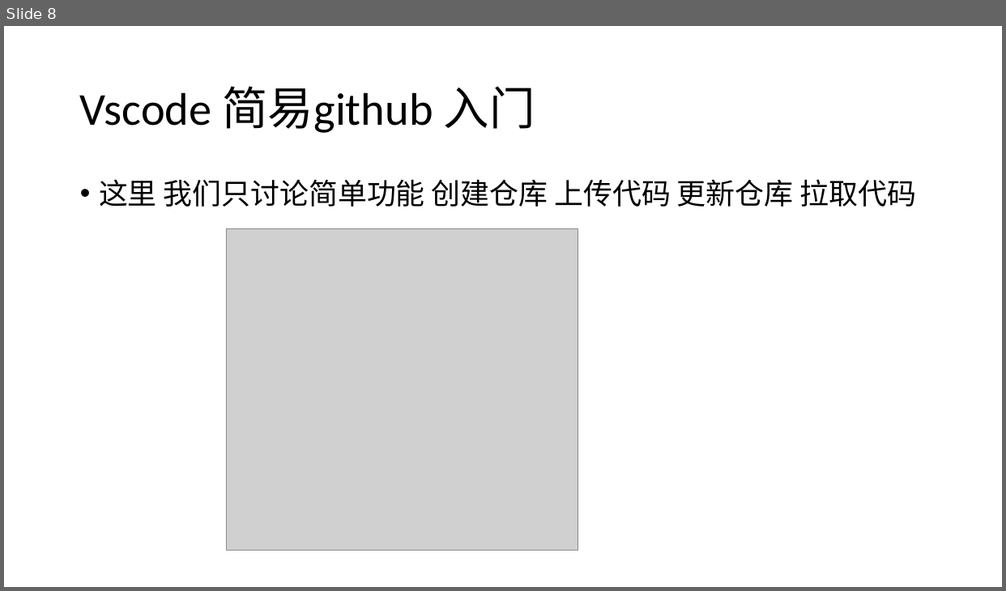
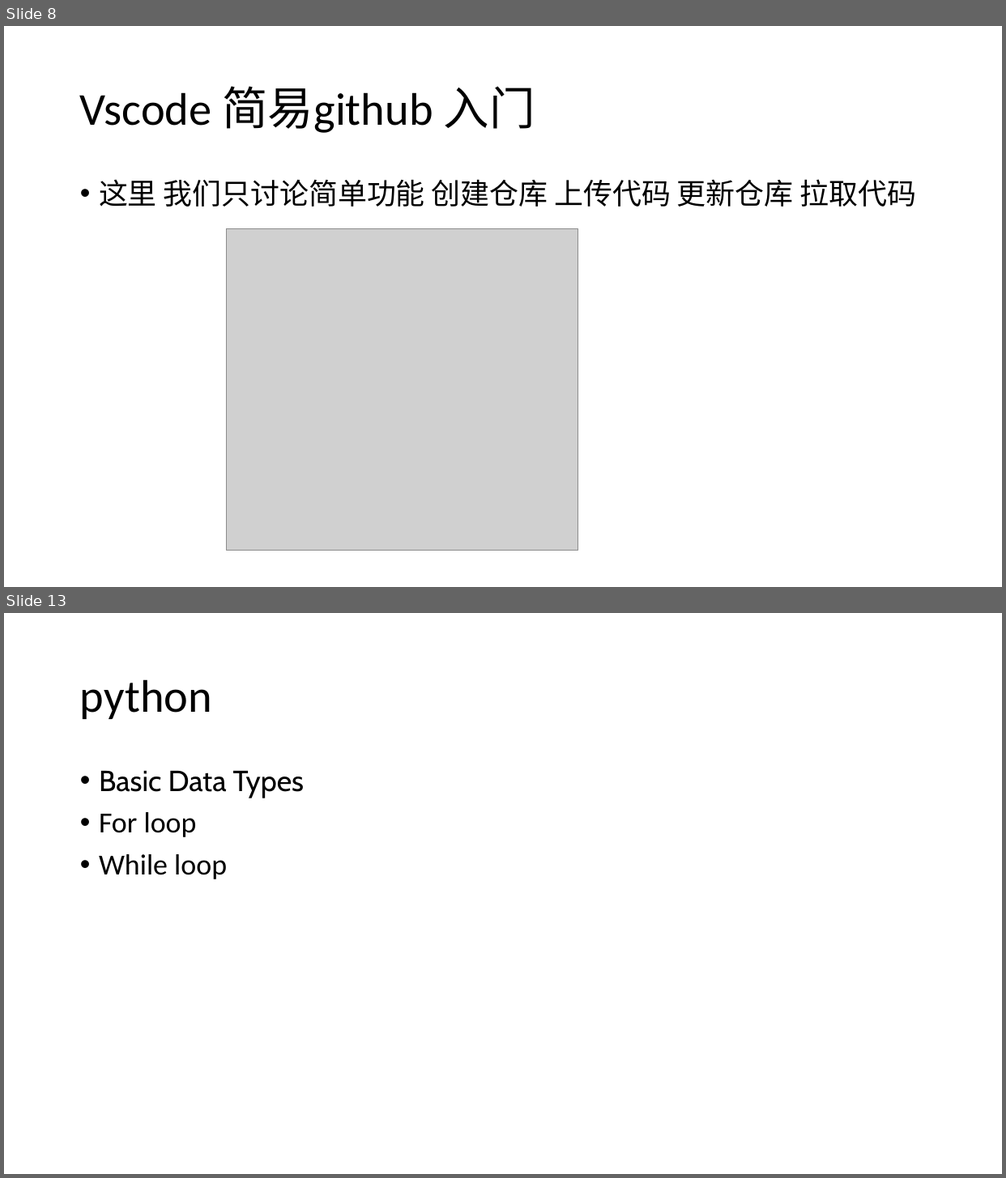
Before and after one commit to sfyzsr/learn, a slide deck: 1.pptx. Shown one above the other, each under a label of ours: slide 8 before the commit, slides 8 and 13 after it; the slides between them are not shown. The pictures are 1006x591 and 1006x1178 pixels, drawn with LibreOffice and Linux fonts; fonts in the diff are those of the drawing; grey boxes stand for pictures. Boxes give left, top, right and bottom in pixels: in the first picture for what was removed or moved away, otherwise in the second. Text is boxed around its words. In the diff, an @@ line names an element or a change of style, - is before the commit and + after.

```diff
--- a/1.pptx
+++ b/1.pptx
@@ slide 13 added at box(4, 613, 1002, 1174), background #FFFFFF @@
@@ title added at box(80, 679, 212, 719), 44 pt, text #000000 @@
+python
@@ text added at box(99, 771, 304, 879), 28 pt, text #000000 @@
+• Basic Data Types
+• For loop
+• While loop
```
Also in this commit, not shown: 1 slide changed, 30 other slides added, 4 other files.
